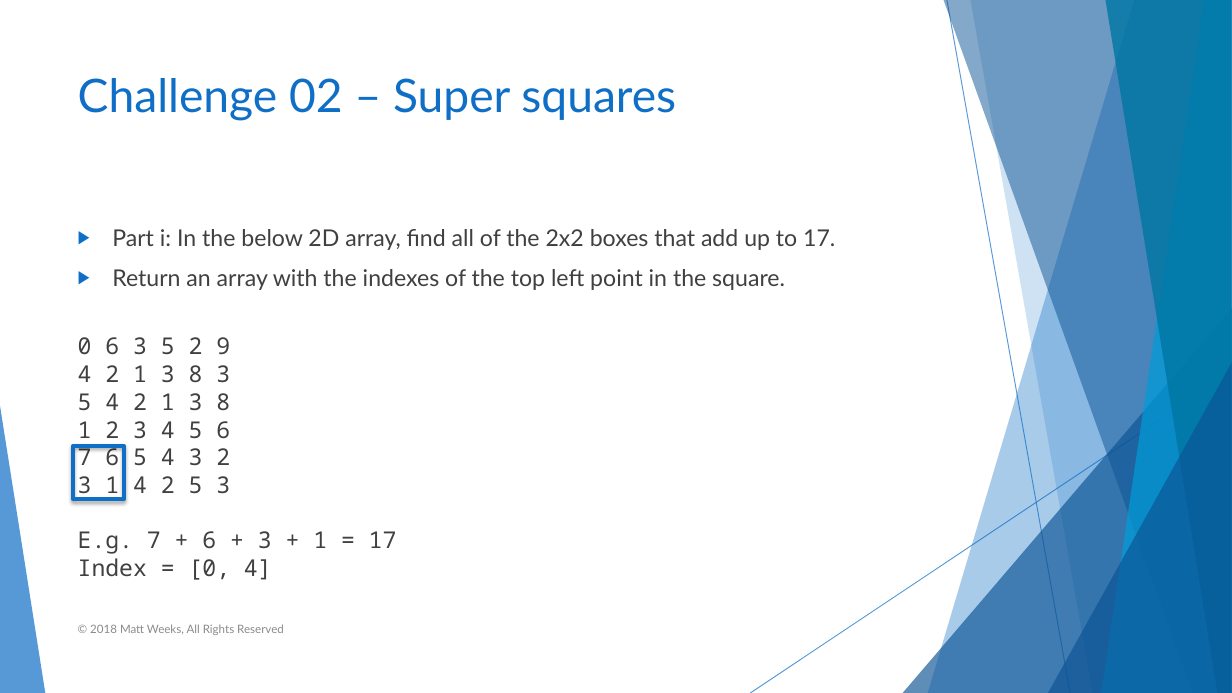
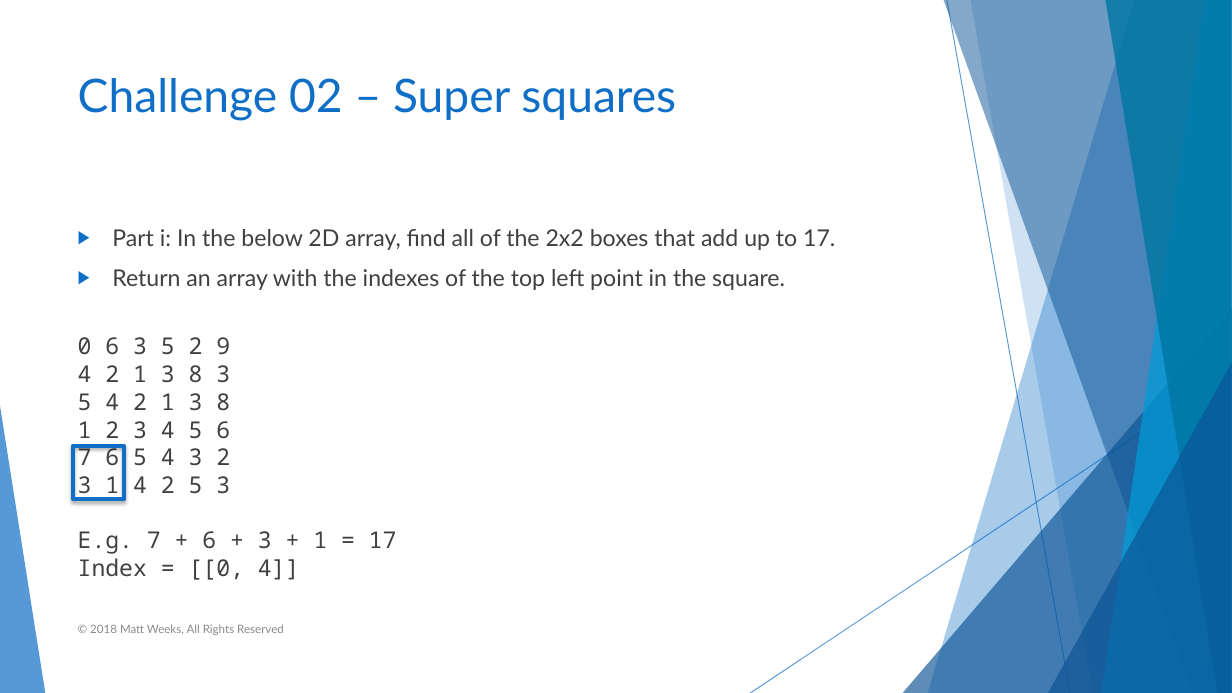
Before and after one commit to maweeks/EverythingJava, a slide deck: slide 12 of Lesson-09/EverythingJava009.pptx. Drawn at 1232x693 pixels with LibreOffice and Linux fonts; fonts in the diff are those of the drawing. Boxes give left, top, right and bottom in pixels: in the first picture for what was removed or moved away, otherwise in the second. Text is boxed around its words. In the diff, an @@ line names an element or a change of style, - is before the commit and + after.

```diff
--- a/Lesson-09/EverythingJava009.pptx
+++ b/Lesson-09/EverythingJava009.pptx
@@ text at [78,558,300,580]: text changed @@
-Index = [0, 4]
+Index = [[0, 4]]
```
Also in this commit, not shown: 1 slide added, 20 other files.
